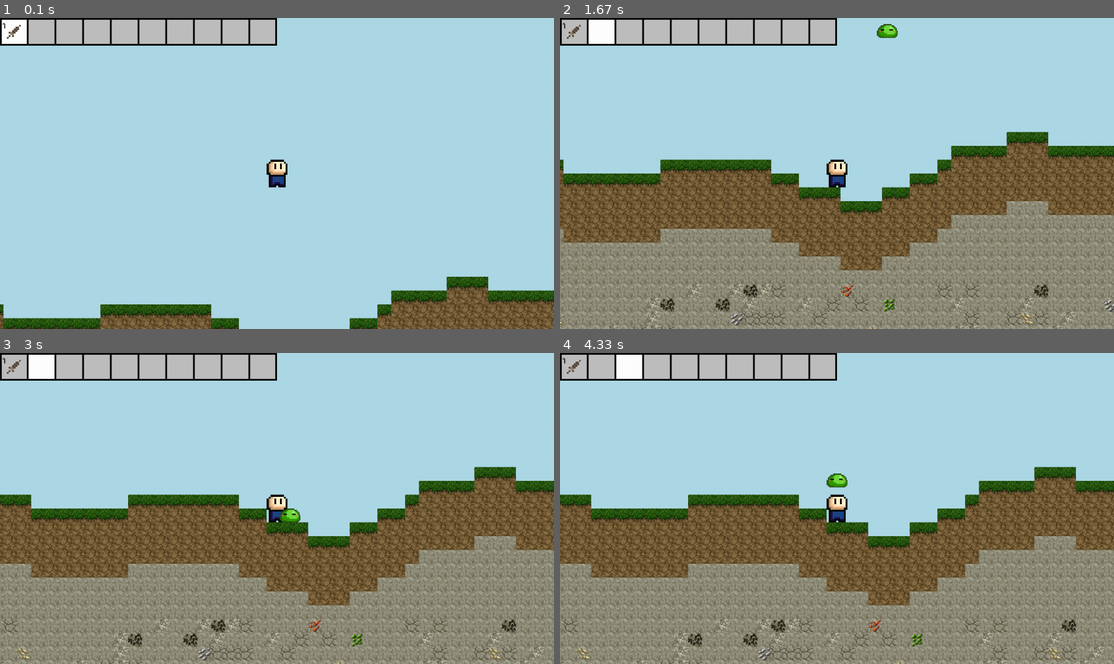
Above: before the commit, frames 1-4 (two rows, left to right).
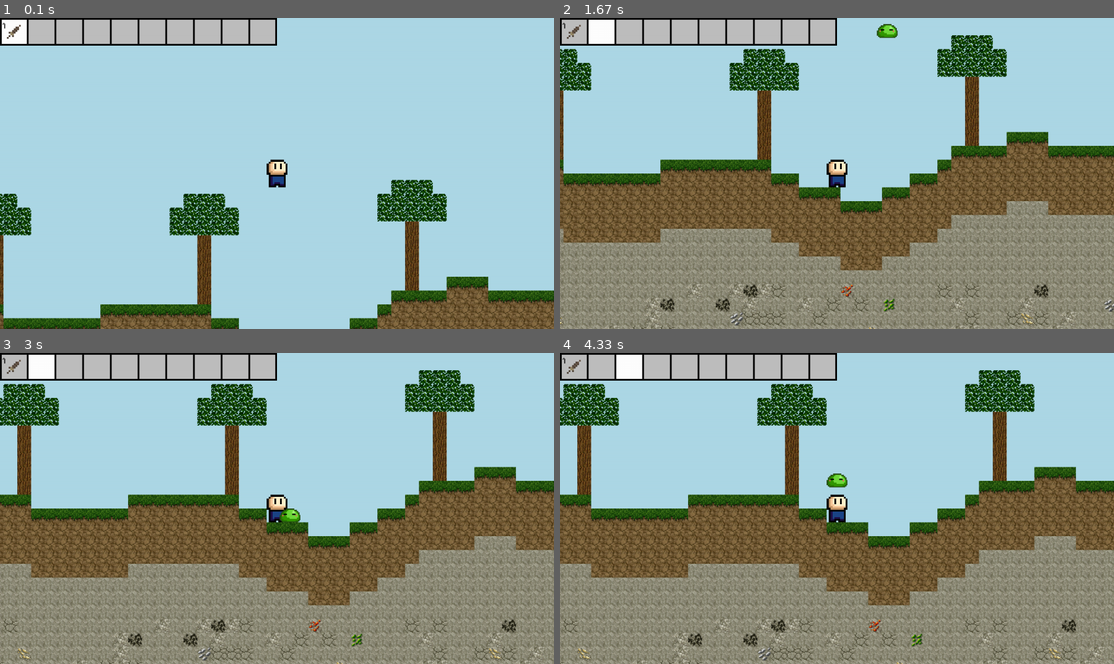
Above: after the commit, the same moments.

Repository: EricNohara/Pygame-Terraria-Clone
Game: pygame game, started from main.py
Two runs of this game, one before a commit and one after it. Both use one fixed random seed, a clock stepped at 60 frames per second and the inputs below.
Inputs:
- Up to frame 1 (0.1 s): no input
- Up to frame 2 (1.67 s): hold Right 0.33-0.8 s; hold Right 0.83-1.3 s; hold Left from 1.33 s (still down)
- Up to frame 3 (3 s): release Left at 1.87 s; hold Left 1.9-2.3 s; hold Right 2.33-2.97 s
- Up to frame 4 (4.33 s): hold Left 3-3.47 s; hold Right 3.5-3.97 s; hold Right from 4 s (still down)

The runs differ from the first frame. In frame 1, 4.7% of the frame differs, in the area x 0-81%, y 51-93%; in frame 2, 4.7%; in frame 3, 5.7%, in the area x 0-86%, y 5-46%; in frame 4, 5.7%.

Commit message:
added procedurally generated trees

Diff:
--- a/helper/myconstants.py
+++ b/helper/myconstants.py
@@ -32,3 +32,4 @@
 CHUNKSIZE = 30
 CHUNKPIXELSIZE = CHUNKSIZE * TILESIZE
 DASH_DOUBLE_CLICK = 250
+TREE_SCARCITY = CHUNKSIZE/2
--- a/helper/scene.py
+++ b/helper/scene.py
@@ -35,8 +35,6 @@
         self.chunks: dict[tuple[int, int], Chunk] = {}
         self.active_chunks: dict[tuple[int, int], Chunk] = {}
 
-        self.gen_world()
-
     def gen_solo_textures(self) -> dict:
         """
         Do generate dictionary of all solo_textures specified in texturedata.py file.
@@ -83,7 +81,7 @@
                     self.chunks[position].load_chunk()
                     self.active_chunks[position] = self.chunks[position]
                 else:
-                    self.chunks[position] = Chunk(position, self.group_list, self.textures)
+                    self.chunks[position] = Chunk(position, self.group_list, self.textures, self.sprites)
                     self.active_chunks[position] = self.chunks[position]
         target = None
         for pos, chunk in self.active_chunks.items():
@@ -125,10 +123,11 @@
 
 
 class Chunk:
-    def __init__(self, position: tuple[int, int], group_list: dict[str, pg.sprite.Group], textures: dict[str, pg.Surface]):
+    def __init__(self, position: tuple[int, int], group_list: dict[str, pg.sprite.Group], textures: dict[str, pg.Surface], sprites):
         self.position = position
         self.group_list = group_list
         self.textures = textures
+        self.sprites = sprites
         self.blocks = []
         self.gen_chunk()
 
@@ -147,6 +146,16 @@
                 height_val = 0
             else:
                 height_val = height_map[x]
+
+            # testing
+            if x % TREE_SCARCITY == 0:
+                for i in range(5):
+                    Entity([self.sprites], self.textures['wood'], (x * TILESIZE + (CHUNKPIXELSIZE * self.position[0]), (CHUNKSIZE-height_map[x])*TILESIZE - (TILESIZE*i)))
+                for i in range(5):
+                    for j in range(2):
+                        Entity([self.sprites], self.textures['leaf'], (x * TILESIZE + (CHUNKPIXELSIZE * self.position[0]) - i*TILESIZE + 2*TILESIZE, (CHUNKSIZE-height_map[x]-5)*TILESIZE - (TILESIZE*j)))
+                for i in range(3):
+                    Entity([self.sprites], self.textures['leaf'], (x * TILESIZE + (CHUNKPIXELSIZE * self.position[0]) - i*TILESIZE + TILESIZE, (CHUNKSIZE-height_map[x]-5)*TILESIZE - (TILESIZE*2)))
 
             for y in range(height_val):
                 self.generate_random_ore()
--- a/helper/texturedata.py
+++ b/helper/texturedata.py
@@ -14,6 +14,8 @@
     'rubyore': {'type': 'block', 'size': (TILESIZE, TILESIZE), 'position': (3,3)},
     'saphireore': {'type': 'block', 'size': (TILESIZE, TILESIZE), 'position': (0,10)},
     'emeraldore': {'type': 'block', 'size': (TILESIZE, TILESIZE), 'position': (11,10)},
+    'wood': {'type': 'block', 'size': (TILESIZE, TILESIZE), 'position': (4,1)},
+    'leaf': {'type': 'block', 'size': (TILESIZE, TILESIZE), 'position': (4,3)}
 }
 
 solo_texture_data = {
Binary file added: assets/tree.webp
